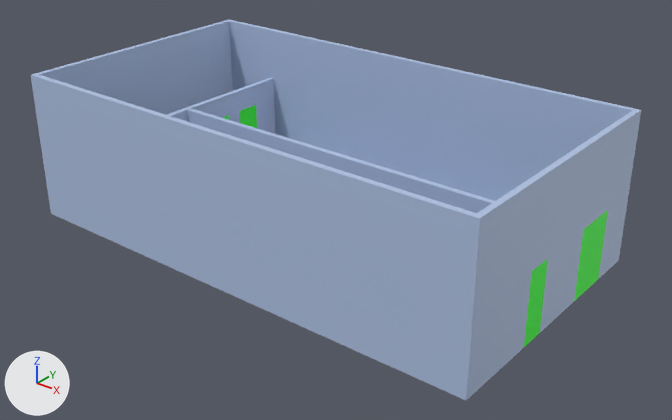
The glTF model src/assets/3d/solid/models/Maintenance_Workshop_expansion.glb as it was, and as the next commit left it.
Camera for both pictures: a camera (50 mm lens) standing at (22.8, -27.0, 15.7) and looking at (1.4, -0.2, -0.9). Lighting does not change. The marker at lower left points along +X, +Y and +Z. The picture after the commit comes second. Where no turn or scale is listed for an object, it has been applied to the vertices. Vertices at exactly the same position are counted once.

The first picture shows 'Floor1'.
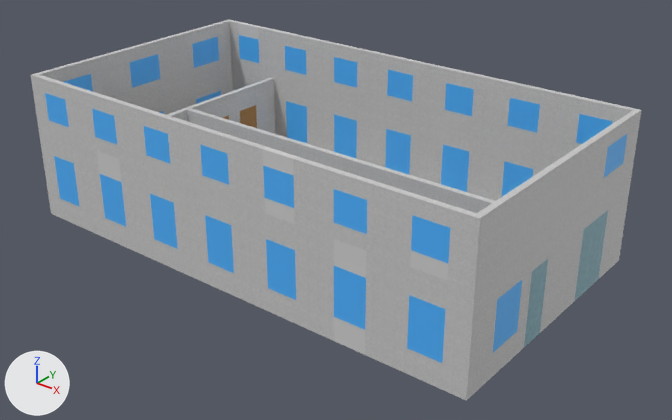
Location of each change, (x1, y1, x2, y2) in pixels of the pictures (672 x 420 px; the box of a moved part takes in the faces that stretch with it):
'Floor1', surface changed, reshaped
    before: (31, 20, 641, 400)
    after: (31, 19, 641, 401)
part 1 of me_mesh_032, moved or reshaped
    both: (452, 105, 641, 218)
part 2 of me_mesh_032, moved or reshaped
    before: (226, 20, 241, 91)
    after: (226, 19, 241, 91)
part 3 of me_mesh_032, surface changed
    both: (31, 20, 641, 400)
part 4 of me_mesh_032, recoloured
    both: (31, 20, 641, 400)
part 5 of me_mesh_032, recoloured
    both: (45, 35, 627, 363)
part 6 of me_mesh_032, recoloured (green to cyan)
    both: (524, 210, 608, 347)

The change, as a diff of the scene's bpy script:
```diff
--- a/src/assets/3d/solid/models/Maintenance_Workshop_expansion.glb.py
+++ b/src/assets/3d/solid/models/Maintenance_Workshop_expansion.glb.py
@@ img_ground @@
+img_ground = load_image('ground', '_unpacked/ground', 256, 384, 'sRGB')
@@ img_gate @@
+img_gate = load_image('gate', '_unpacked/gate', 1024, 1024, 'sRGB')
@@ img_window @@
+img_window = load_image('window', '_unpacked/window', 512, 512, 'sRGB')
@@ img_door @@
+img_door = load_image('door', '_unpacked/door', 429, 429, 'sRGB')
@@ mat_door @@
 mat_door = principled_material('door')
-mat_door.base_color = (0.0, 1.0, 0.0)  # green #00ff00
+mat_door.texture = img_door
 mat_door.roughness = 0.553
@@ mat_ground @@
+mat_ground = principled_material('ground')
+mat_ground.texture = img_ground
+mat_ground.roughness = 0.553
@@ mat_gate @@
+mat_gate = principled_material('gate')
+mat_gate.texture = img_gate
+mat_gate.roughness = 0.553
@@ mat_window @@
+mat_window = principled_material('window')
+mat_window.texture = img_window
+mat_window.roughness = 0.553
@@ me_mesh_032 @@
 # used by ob_floor1; location = (0.0, 0.0, 0.0)
-me_mesh_032.from_pydata(...)  # 620 vertices, 2042 faces; spans x -10.3..11.1, y -5.8..5.8, z -2.5..3.9
+me_mesh_032.from_pydata(...)  # 620 vertices, 2054 faces; spans x -10.3..11.1, y -5.8..5.8, z -2.5..3.9
+# me_mesh_032 part 1
+# 52 faces are deleted
+# 54 new faces join them, mat_ground (picture img_ground)
+# 2 new faces join them, mat_gate (picture img_gate)
+# me_mesh_032 part 2
+# 16 faces are deleted
+# 20 new faces join them, mat_ground (picture img_ground)
+# me_mesh_032 part 3: 1966 kept faces spanning x -10.3..11.1, y -5.8..5.8, z -2.5..3.9 get new texture (UV) coordinates
+# me_mesh_032 part 4: 1482 faces spanning x -10.3..11.1, y -5.8..5.8, z -2.5..3.9 switch from mat_wall (blue #afc2e3) to mat_ground (picture img_ground)
+# me_mesh_032 part 5: 432 faces spanning x -10.3..11.1, y -5.8..5.8, z -1.5..3.3 switch from mat_wall (blue #afc2e3) to mat_window (picture img_window)
+# me_mesh_032 part 6: 10 faces spanning x 10.9..11.1, y -2.1..3.9, z -2.5..0.5 switch from mat_door (green #00ff00) to mat_gate (picture img_gate)
+# other edits to the shape of me_mesh_032 do not show in these pictures
```
